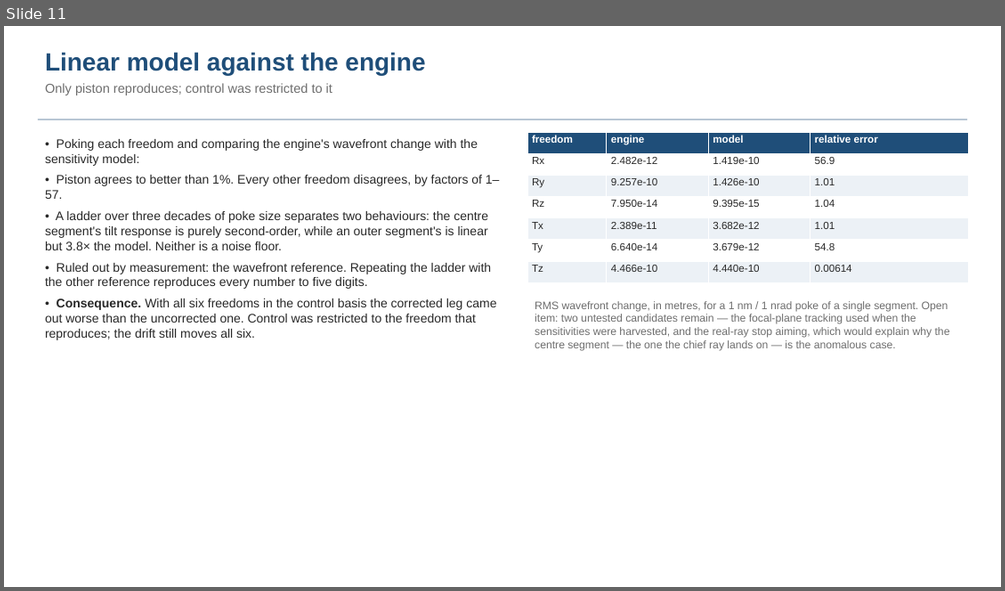
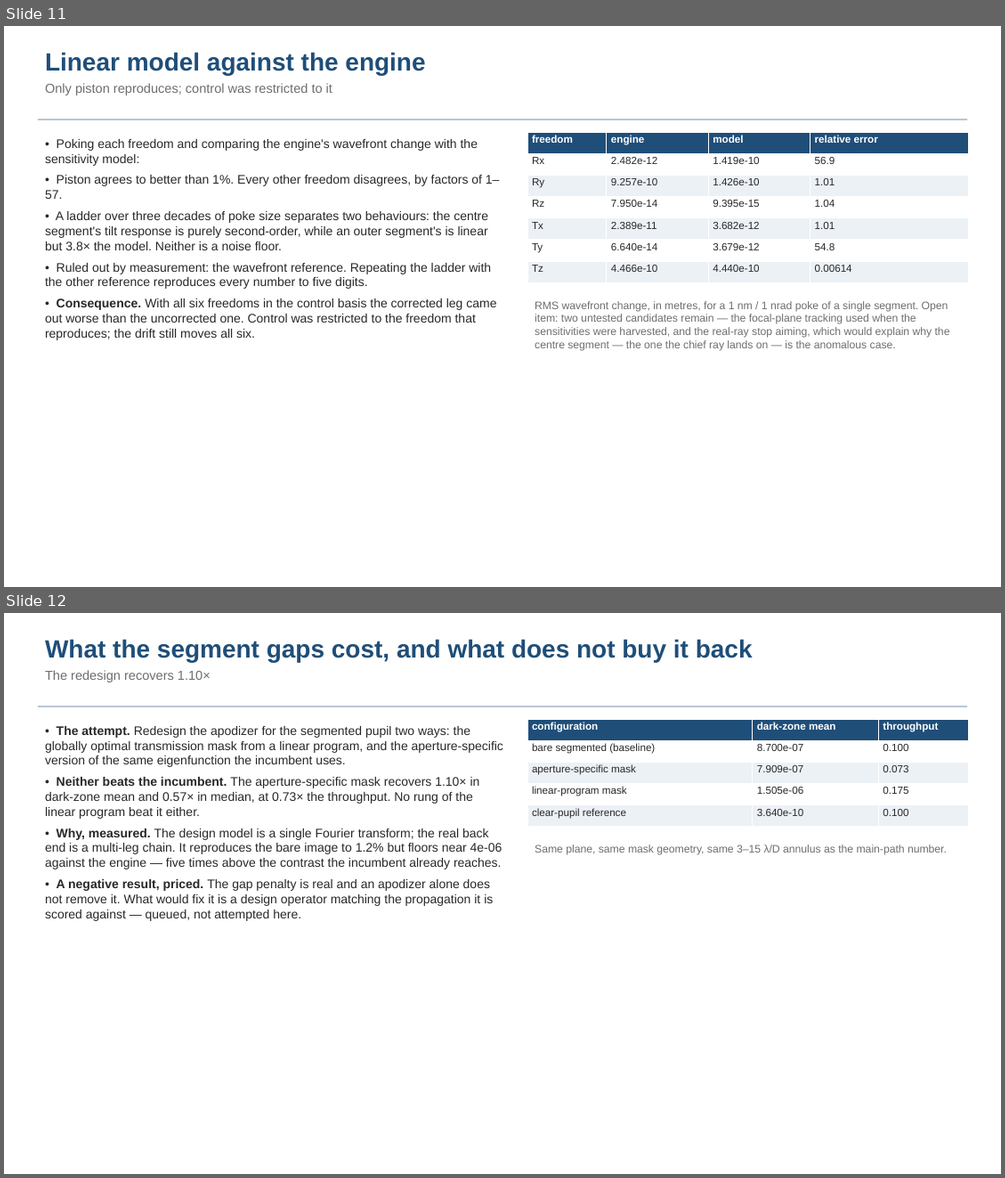
Before and after one commit to nasa-jpl/MACOS_resources, a slide deck: mmacos/templates/80_end_to_end/e2e6m/deck_e2e6m.pptx. Shown one above the other, each under a label of ours: slide 11 before the commit, slides 11 and 12 after it. The pictures are 1005x591 and 1005x1178 pixels, drawn with LibreOffice and Linux fonts; fonts in the diff are those of the drawing. Boxes give left, top, right and bottom in pixels: in the first picture for what was removed or moved away, otherwise in the second. Text is boxed around its words. In the diff, an @@ line names an element or a change of style, - is before the commit and + after.

```diff
--- a/mmacos/templates/80_end_to_end/e2e6m/deck_e2e6m.pptx
+++ b/mmacos/templates/80_end_to_end/e2e6m/deck_e2e6m.pptx
@@ slide 12 added at box(4, 613, 1001, 1174), background #FFFFFF @@
@@ text added at box(45, 639, 752, 682), 24 pt, text #1F4E79, bold @@
+What the segment gaps cost, and what does not buy it back
+The redesign recovers 1.10×
@@ rectangle added at box(38, 706, 967, 707), fill #B8C6D4 @@
@@ table added at box(527, 719, 969, 827), 5 rows, 3 columns @@
+configuration | dark-zone mean | throughput
+bare segmented (baseline) | 8.700e-07 | 0.100
+aperture-specific mask | 7.909e-07 | 0.073
+linear-program mask | 1.505e-06 | 0.175
+clear-pupil reference | 3.640e-10 | 0.100
@@ text added at box(45, 726, 503, 921), 12 pt, text #282828 @@
+• The attempt. Redesign the apodizer for the segmented pupil two ways: the globally optimal transmission mask from a linear program, and the aperture-specific version of the same eigenfunction the incumbent uses.
+• Neither beats the incumbent. The aperture-specific mask recovers 1.10× in dark-zone mean and 0.57× in median, at 0.73× the throughput. No rung of the linear program beat it either.
+• Why, measured. The design model is a single Fourier transform; the real back end is a multi-leg chain. It reproduces the bare image to 1.2% but floors near 4e-06 against the engine — five times above the contrast the incumbent already reaches.
+• A negative result, priced. The gap penalty is real and an apodizer alone does not remove it. What would fix it is a design operator matching the propagation it is scored against — queued, not attempted here.
@@ text added at box(534, 844, 947, 855), 10.5 pt, text #6E6E6E @@
+Same plane, same mask geometry, same 3–15 λ/D annulus as the main-path number.
```
Also in this commit, not shown: 4 slides changed, 1 other slide added, 8 other files.
